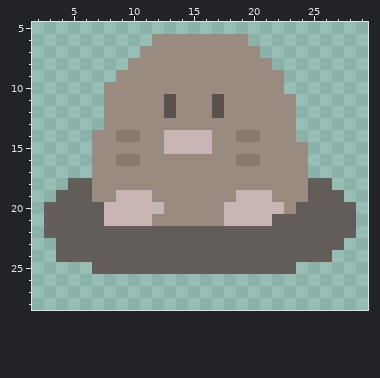
A pixel-art sprite gets an edit: public/assets/mole.png. This is how it looked before the edit.
Shown: x 2..29, y 5..28.
New version:
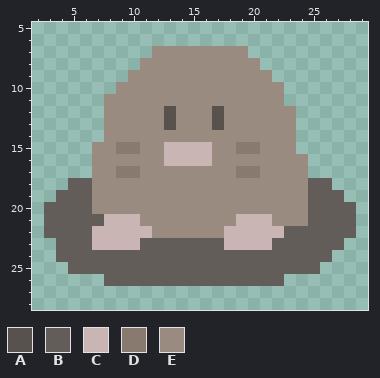
Palette (. is transparent): A #58524e  B #625d59  C #c9b5b3  D #887a6e  E #998b7f
What changed:
file 64x64 -> 128x128 pixels (blocks of 2x2 -> 4x4; one block is one cell here)
Changed rows in their new state; - is an unchanged pixel.
first column x 5:
 6 -------........------
 7 ------.--------.-----
 8 -----.----------.----
 9 ----.------------.---
10 ---.-----------------
11 --------E---E-----.--
13 --------A---A--------
14 --.-EE--EEEE--EE-----
15 ----DD--------DD---.-
16 ----EE--CCCC--EE-----
17 ----DD--------DD-----
19 ----EEE-------EEE----
20 --EEEEEE-----EEEEE-E-
21 ------E------E---EEE-
22 --CCCCCEEEEEECCCCC---
23 --CCCC-------CCCC----
25 BB-----------------BB
26 ---BBBBBBBBBBBBBBB---
Boxes around the changes in both pictures, in picture pixels (x1, y1, x2, y2):
changed: (68, 34, 320, 286)
